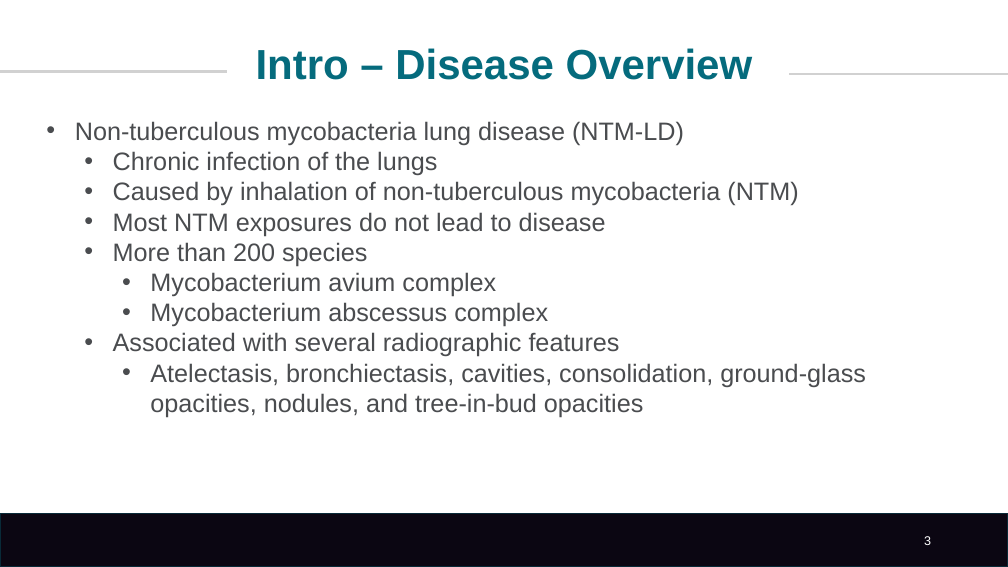
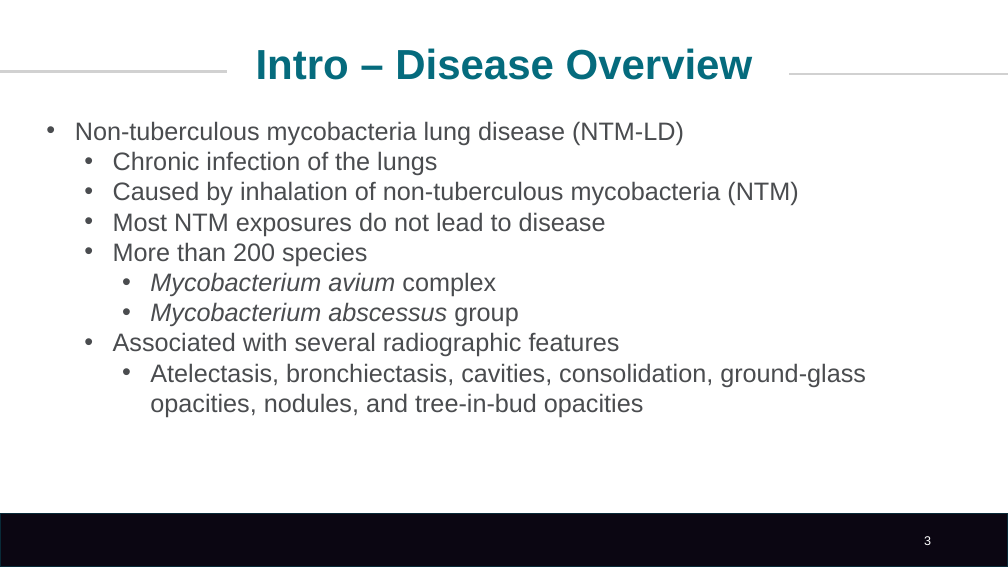
Before and after one commit to ebosko/BIOS-Thesis, a slide deck: slide 3 of Reports/Presentation/FinalPresentation.pptx. Drawn at 1008x567 pixels with LibreOffice and Linux fonts; fonts in the diff are those of the drawing; background and template pictures are left out. Boxes give left, top, right and bottom in pixels: in the first picture for what was removed or moved away, otherwise in the second. Text is boxed around its words. In the diff, an @@ line names an element or a change of style, - is before the commit and + after.

```diff
--- a/Reports/Presentation/FinalPresentation.pptx
+++ b/Reports/Presentation/FinalPresentation.pptx
@@ text at [150,272,496,297]: italic on in "Mycobacterium avium" @@
@@ text at [150,302,518,327]: text changed; italic on @@
-    • Mycobacterium abscessus complex
+    • Mycobacterium abscessus group
```
Also in this commit, not shown: 8 other slides changed, 3 other files.
